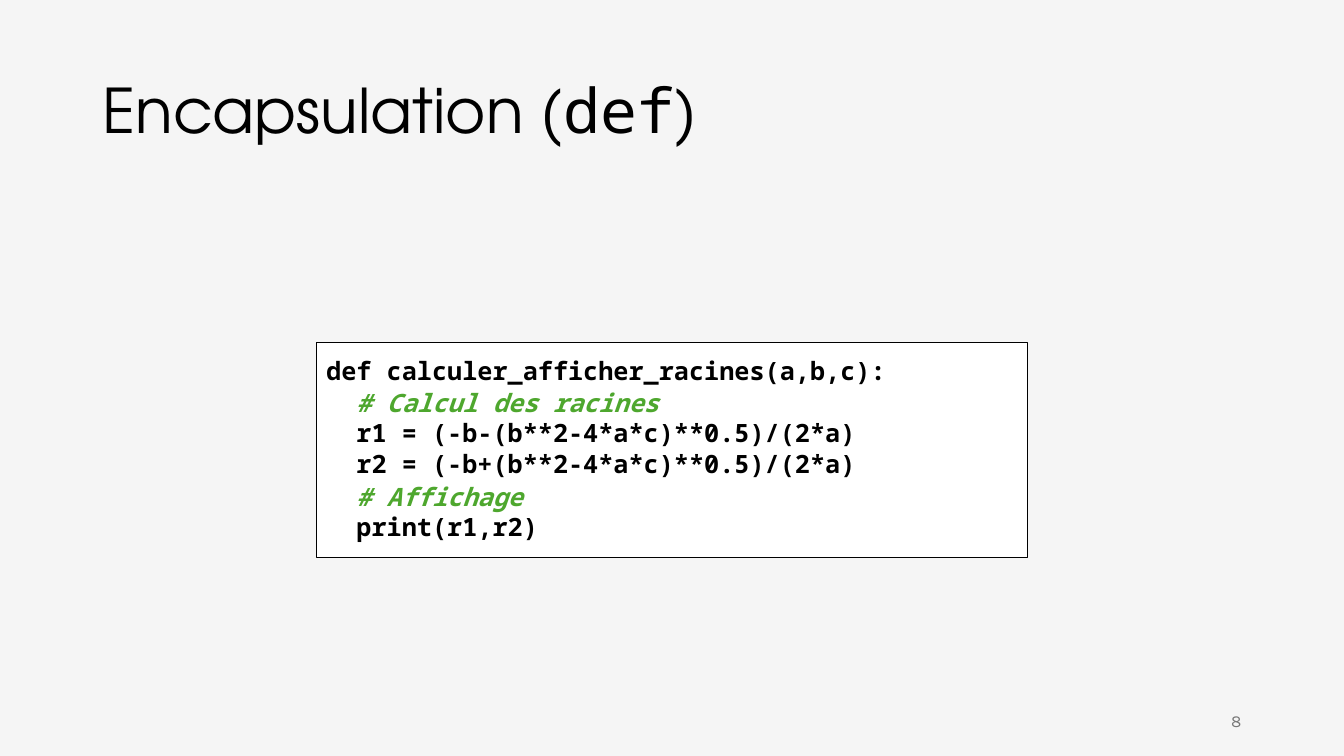
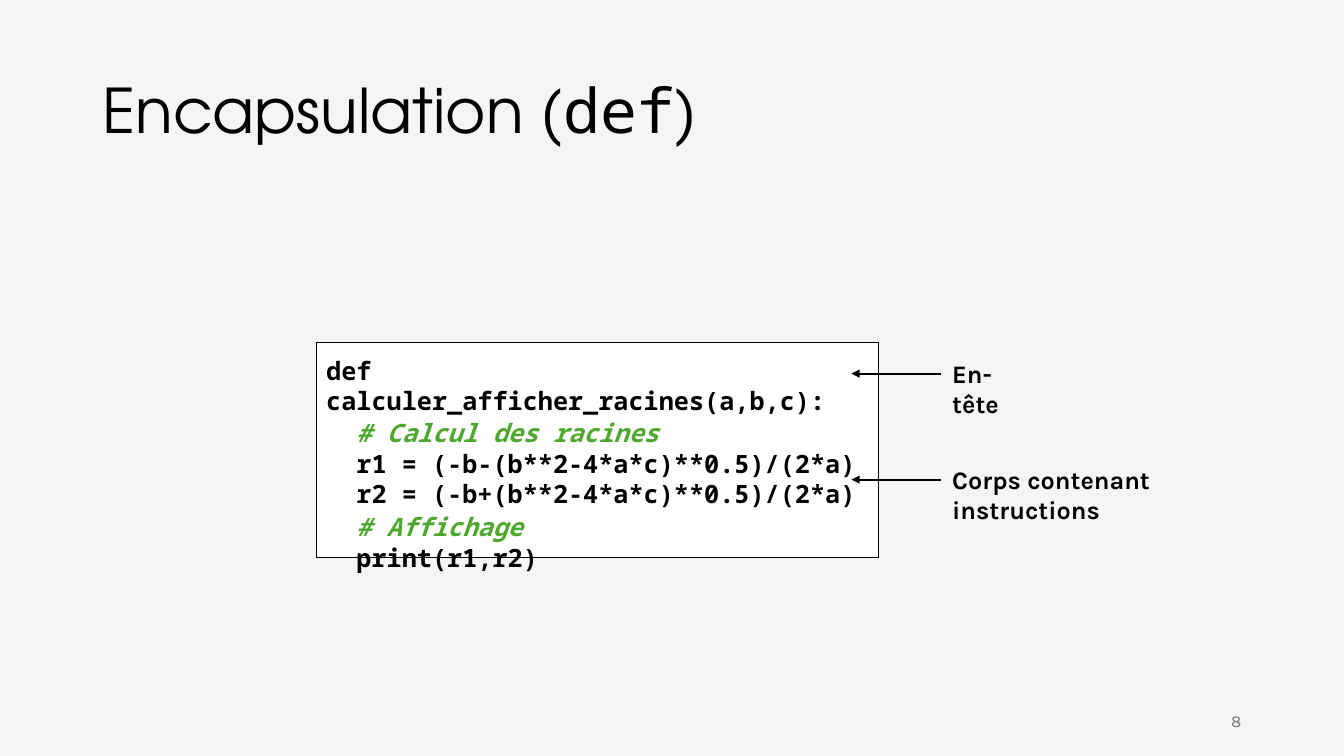
Before and after one commit to iannickgagnon/sagedays_iannick_2026, a slide deck: slide 8 of python_1/presentation_python_1.pptx. Drawn at 1344x756 pixels with LibreOffice and Linux fonts; fonts in the diff are those of the drawing; grey boxes stand for pictures. Boxes give left, top, right and bottom in pixels: in the first picture for what was removed or moved away, otherwise in the second. Text is boxed around its words. In the diff, an @@ line names an element or a change of style, - is before the commit and + after.

```diff
--- a/python_1/presentation_python_1.pptx
+++ b/python_1/presentation_python_1.pptx
@@ rectangle "def calculer_afficher_racines(a,b,c):": place and size @@
-rectangle "def calculer_afficher_racines(a,b,c):" at (317, 342, 1028, 558)
+rectangle "def calculer_afficher_racines(a,b,c):" at (317, 342, 879, 558)
@@ arrow added from (941, 374) to (852, 374), #000000 1.5 pt @@
@@ text added at (952, 366, 999, 414), 18 pt, text #000000, bold @@
+En-tête
@@ text added at (952, 472, 1150, 520), 18 pt, text #000000, bold @@
+Corps contenant instructions
@@ arrow added from (941, 480) to (852, 480), #000000 1.5 pt @@
```
Also in this commit, not shown: 2 other slides changed.
